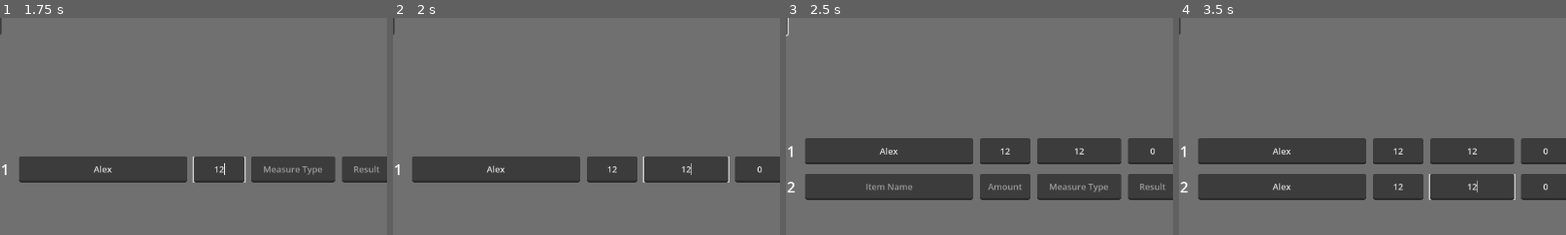
Above: before the commit, frames 1-4 (left to right).
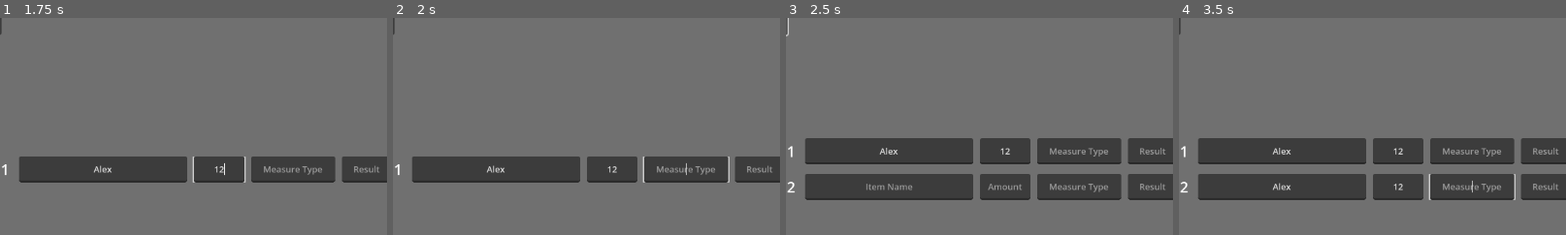
Above: after the commit, the same moments.

Repository: magicono43/Godot-4_Recipe-Assist-Tool
Game: Godot game, scene res://Scenes/Second_Scene.tscn
Same seed, same stepped clock (60 frames per second), same inputs: the game is played once before the commit and once after it. The project has no main scene, so this scene is started directly.
Inputs (mouse positions are % of the whole screen's width and height, from its top left):
- Up to frame 1 (1.75 s): click "Make More" at 0.5 s; click (23, 39) at 1.27 s; type "Alex" at 1.35 s; click (38, 39) at 1.5 s; type "12" at 1.58 s; click (47, 39) at 1.73 s
- Up to frame 2 (2 s): type "12" at 1.82 s
- Up to frame 3 (2.5 s): click "Make More" at 2 s
- Up to frame 4 (3.5 s): click (23, 43) at 2.77 s; type "Alex" at 2.85 s; click (38, 43) at 3 s; type "12" at 3.08 s; click (47, 43) at 3.23 s; type "12" at 3.32 s
The pictures show only the part of the screen within x 9-59%, y 4-54%; the shares and areas given below are measured in that part.

Frame 1 is identical in both runs. In frame 2, 0.4% of the frame differs, in the area x 68-98%, y 66-73%; in frame 3, 0.4%; in frame 4, 0.8%, in the area x 68-98%, y 59-81%.

Commit message:
Used RegEx For Text Entry Discrimination, 9/17/2025
Used RegEx For Text Entry Discrimination. So now I can make the text entry boxes only accept certain text entered within them, works fairly well thus far, 9/17/2025.

Diff:
--- a/Scripts/AutoCompleteResults.gd
+++ b/Scripts/AutoCompleteResults.gd
@@ -71,9 +71,3 @@
 		var measureType: String = parentNode.textEntryRefs[2].text
 		if resultBox != null:
 			resultBox.text = str(IngredientDB.volume_to_grams(IngredientDB.get_density(itemName), itemQuantity, measureType))
-
-## Tomorrow, probably try to make it so the different text entry fields will
-## only accept certain types of text input, somehow. So like the quantity will
-## only accept valid whole numbers and float entries, while the others will
-## only accept text and such, not certain how exactly I will do this, but
-## I'm sure I'll figure it out eventually.
--- a/Scripts/CustomLineEdit.gd
+++ b/Scripts/CustomLineEdit.gd
@@ -10,6 +10,9 @@
 	set(value):
 		_tag = value
 
+var allow_regex: RegEx
+var _last_valid_text: String = ""
+
 func _init():
 	placeholder_text = "Type Here 1"
 	alignment = HORIZONTAL_ALIGNMENT_CENTER
@@ -19,6 +22,39 @@
 
 func _ready():
 	text_changed.connect(_on_text_changed)
+	_last_valid_text = text
 
 func _on_text_changed(new_text: String):
+	if allow_regex:
+		# check if whole string matches pattern
+		var res = allow_regex.search(new_text)
+		# Or use compile + match entirely
+		if res == null or res.get_string() != new_text:
+			# it's not valid, revert to old text or filter
+			text = _last_valid_text
+			caret_column = text.length() # keep caret at end
+			return
+	_last_valid_text = new_text
 	emit_signal("text_changed_extended", new_text, self)
+
+## Tomorrow, maybe see if I can have a little popup show up when trying to enter
+## invalid characters into a specific text-entry field, just to give some
+## indication what is intended to go there, not a big deal though for that
+## it would be primarily polish at that point.
+##
+## If I don't decide to work on that, then maybe see if I can get like a list
+## of "alternate names" for various ingredients in my data-base. So like
+## if you happen to call powdered sugar, confectioners sugar. Or
+## All Purpose Flour, White Flour, or just Flour or something, then the
+## auto-complete and data-base would account for that and still hopefully
+## give you the result you were looking for or something like that.
+## And maybe even something similar to how Interkarma did the location
+## searching on the world-map UI for Daggerfall Unity, where entering
+## in text gives you the "closest match" sort of thing, instead of having
+## to be exact from start to finish, will see.
+
+func set_allow_regex(pattern: String):
+	allow_regex = RegEx.new()
+	var err = allow_regex.compile(pattern)
+	if err != OK:
+		printerr("Bad regex pattern: ", pattern)
--- a/Scripts/v_box_container.gd
+++ b/Scripts/v_box_container.gd
@@ -12,9 +12,6 @@
 	var custom_h_box_container = preload("res://Scripts/CustomHBoxContainer.gd").new()
 	add_child(custom_h_box_container)
 
-	## Next try to get a small data-base going and accessible for the
-	## weight values of items entered and such, also a label for this info.
-
 	var label_1 = Label.new()
 	label_1.text = str(0)
 	label_1.horizontal_alignment = HORIZONTAL_ALIGNMENT_CENTER
@@ -28,6 +25,7 @@
 	custom_line_edit.tag = "Item Name"
 	custom_line_edit.placeholder_text = "Item Name"
 	custom_line_edit.custom_minimum_size = Vector2(250, 35)
+	custom_line_edit.set_allow_regex("^[A-Za-z]*$")
 	#line_edit.gui_input.connect(_on_lineedit_gui_input)
 	custom_h_box_container.add_child(custom_line_edit)
 	custom_h_box_container.textEntryRefs.append(custom_line_edit)
@@ -36,6 +34,7 @@
 	custom_line_edit_2.tag = "Number"
 	custom_line_edit_2.placeholder_text = "Amount"
 	custom_line_edit_2.custom_minimum_size = Vector2(75, 35)
+	custom_line_edit_2.set_allow_regex("^[0-9]*\\.?[0-9]*$")
 	custom_h_box_container.add_child(custom_line_edit_2)
 	custom_h_box_container.textEntryRefs.append(custom_line_edit_2)
 
@@ -43,6 +42,7 @@
 	custom_line_edit_3.tag = "Measure Type"
 	custom_line_edit_3.placeholder_text = "Measure Type"
 	custom_line_edit_3.custom_minimum_size = Vector2(125, 35)
+	custom_line_edit_3.set_allow_regex("^[A-Za-z]*$")
 	custom_h_box_container.add_child(custom_line_edit_3)
 	custom_h_box_container.textEntryRefs.append(custom_line_edit_3)
 	custom_h_box_container.sub_to_text_entry_signals()
@@ -51,6 +51,7 @@
 	custom_line_edit_4.tag = "Result"
 	custom_line_edit_4.placeholder_text = "Result"
 	custom_line_edit_4.custom_minimum_size = Vector2(75, 35)
+	custom_line_edit_4.set_allow_regex("^[0-9]*$")
 	custom_h_box_container.add_child(custom_line_edit_4)
 	custom_h_box_container.resultBoxRef = custom_line_edit_4
 
